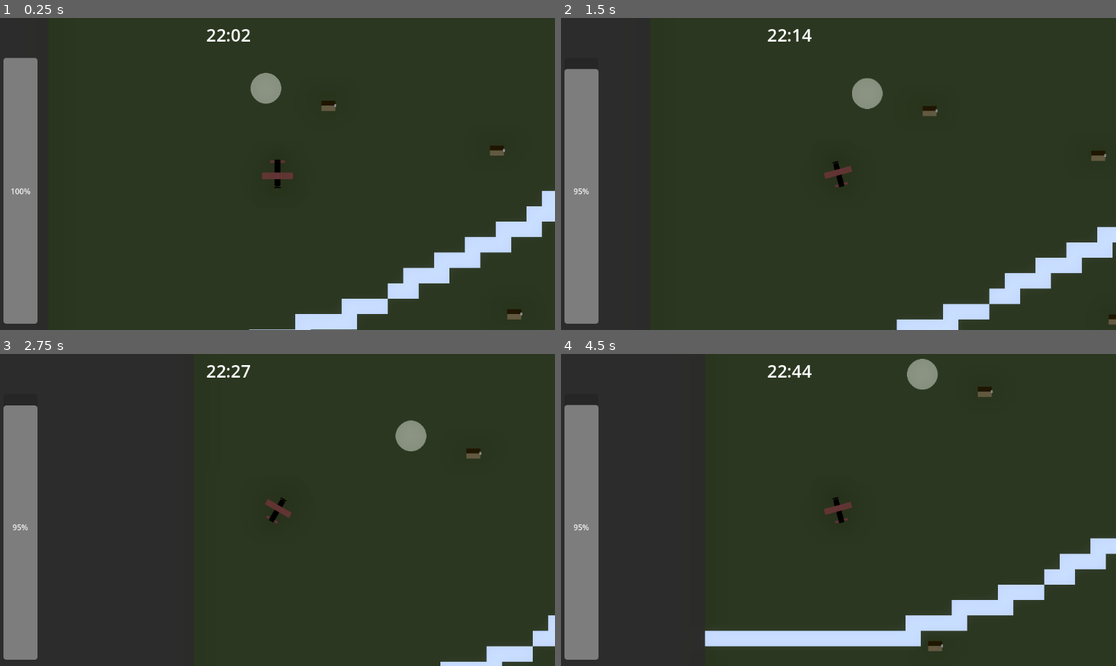
Above: before the commit, frames 1-4 (two rows, left to right).
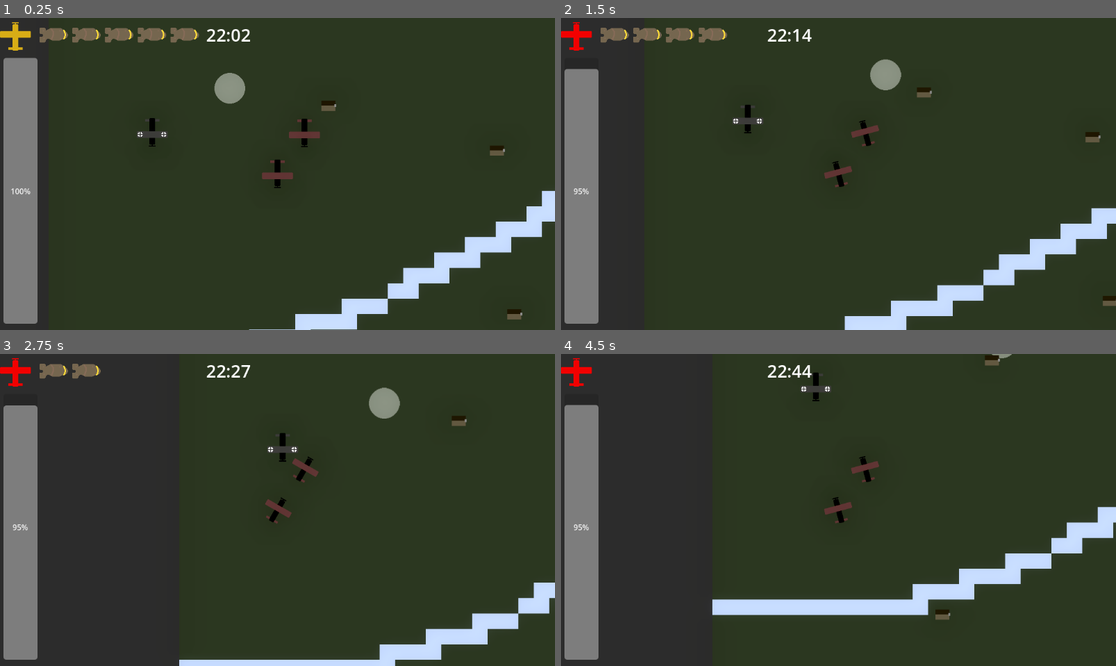
Above: after the commit, the same moments.

Repository: jsteele15/Night-witches
Game: Godot game, scene res://map/main.tscn
The game is run twice, just before and just after one commit, with the same random seed, the same clock (stepped at 60 frames per second) and the same inputs.
Inputs:
- Up to frame 1 (0.25 s): no input
- Up to frame 2 (1.5 s): hold D (right) 0.53-1.28 s; hold Space (bomb) 0.53-1.28 s; tap E (engine) at 0.8, 1.35 s; hold A (left) from 1.28 s (still down)
- Up to frame 3 (2.75 s): tap Space (bomb) at 1.55 s; release A (left) at 2.03 s; hold D (right) from 2.03 s (still down); hold Space (bomb) from 2.03 s (still down); tap E (engine) at 2.3 s
- Up to frame 4 (4.5 s): release Space (bomb) at 2.78 s; tap E (engine) at 2.85, 3.8, 4.35 s; tap Space (bomb) at 3.05 s; release D (right) at 3.53 s; hold Space (bomb) 3.53-4.28 s; hold A (left) from 3.53 s (still down)

The runs differ from the first frame. In frame 1, 2.4% of the frame differs, in the area x 0-58%, y 1-42%; in frame 2, 7.6%; in frame 3, 5.7%; in frame 4, 10%, in the area x 0-100%, y 0-96%.

Commit message:
planes and such
- added enemy and allied planes
- added searchlight capabilities

Diff:
--- /dev/null
+++ b/night-witches/characters/allied_plane.gd
@@ -0,0 +1,75 @@
+extends CharacterBody2D
+
+@onready var player : CharacterBody2D
+@onready var plane_image : Sprite2D = $Plane
+var speed : float = 300.0
+const MAX_SPEED : float = 300.0
+const BOTTOM_SPEED : float = 200.0
+var left : bool = false
+var right : bool = false
+var engine_on : bool = true
+var run_away : bool = false
+func _ready() -> void:
+	player = self.get_parent().get_parent().player
+
+func _physics_process(delta: float) -> void:
+	_move(delta)
+
+	#super fucking dirty implementation but itll do i guess
+	if player != null:
+		_change_hight()
+	if player == null:
+		player = self.get_parent().get_parent().player
+
+func _input(event: InputEvent) -> void:
+	if event.is_action_pressed("left"):
+		left = true
+
+	if event.is_action_pressed("right"):
+		right = true
+
+
+	if event.is_action_released("left"):
+		left = false
+
+	if event.is_action_released("right"):
+		right = false
+
+	if event.is_action_pressed("engine"):
+		if engine_on == true:
+			engine_on = false
+		else:
+			engine_on = true
+
+#
+#
+#	private functions
+#
+#
+
+func _move(delta: float):
+	#for the rotation
+	if run_away == true:
+		#enemy plane comes into attack, then leave
+		pass
+	else:
+		if right == true and left == true:
+			pass
+		else:
+			#rotate the plane
+			if right == true:
+				self.rotation_degrees += 5
+			if left == true:
+				self.rotation_degrees -= 5
+
+		#TODO lerp through these
+		if engine_on == true:
+			speed = MAX_SPEED
+		else:
+			speed = BOTTOM_SPEED
+
+		velocity = transform.y * speed
+		move_and_slide()
+
+func _change_hight():
+	plane_image.scale = player.plane_image.scale
--- /dev/null
+++ b/night-witches/characters/allied_plane.tscn
@@ -0,0 +1,19 @@
+[gd_scene load_steps=4 format=3 uid="uid://dr67q6si6b1j4"]
+
+[ext_resource type="Texture2D" uid="uid://0enhcdyk0peh" path="res://assets/img/plane.png" id="1_7wkft"]
+[ext_resource type="Script" uid="uid://dffsdvm8do63b" path="res://characters/allied_plane.gd" id="1_vjawq"]
+
+[sub_resource type="CircleShape2D" id="CircleShape2D_vjawq"]
+radius = 30.149628
+
+[node name="allied plane" type="CharacterBody2D"]
+script = ExtResource("1_vjawq")
+
+[node name="Plane" type="Sprite2D" parent="."]
+rotation = 3.1415927
+texture = ExtResource("1_7wkft")
+
+[node name="plane area" type="Area2D" parent="."]
+
+[node name="CollisionShape2D" type="CollisionShape2D" parent="plane area"]
+shape = SubResource("CircleShape2D_vjawq")
--- /dev/null
+++ b/night-witches/characters/enemy_plane.tscn
@@ -0,0 +1,17 @@
+[gd_scene load_steps=3 format=3 uid="uid://83ok3xdif8cu"]
+
+[ext_resource type="Texture2D" uid="uid://jib8ojtsjoih" path="res://assets/img/german plane.png" id="1_7tlso"]
+
+[sub_resource type="CircleShape2D" id="CircleShape2D_j6yx1"]
+radius = 30.149628
+
+[node name="enemy_plane" type="CharacterBody2D"]
+
+[node name="Plane" type="Sprite2D" parent="."]
+rotation = 3.1415927
+texture = ExtResource("1_7tlso")
+
+[node name="plane area" type="Area2D" parent="."]
+
+[node name="CollisionShape2D" type="CollisionShape2D" parent="plane area"]
+shape = SubResource("CircleShape2D_j6yx1")
--- a/night-witches/characters/player.gd
+++ b/night-witches/characters/player.gd
@@ -2,11 +2,13 @@
 
 @onready var main : Node2D = self.get_parent()
 @onready var plane_image : Sprite2D = $Plane
+@onready var bombing_cooldown : Timer = $"bombing cooldown"
+@onready var spotlight_cooldown : Timer = $"out spotlight cooldown"
 var speed : float = 300.0
 const MAX_SPEED : float = 300.0
 const BOTTOM_SPEED : float = 200.0
-var fuel : int = 100
-var FUEL_LOSS : int = 1
+
+#stuff related to hight
 var scale_by_height = [{ "min": 3000, "scale": Vector2(1, 1) },
 { "min": 2500, "scale": Vector2(0.9, 0.9) },
 { "min": 2000, "scale": Vector2(0.8, 0.8) },
@@ -20,12 +22,18 @@
 var right : bool = false
 var engine_on : bool = true
 
+#for visibility
+var fired_recently : bool = false
+var in_spotlight : bool = false
+
 func _physics_process(delta: float) -> void:
 	if GameVars.player_alive == false:
 		return
 	_move(delta)
 	_change_hight()
 	_crash()
+	GameVars.current_sus = _decide_vis()
+
 
 func _input(event: InputEvent) -> void:
 	if event.is_action_pressed("left"):
@@ -48,7 +56,6 @@
 			engine_on = false
 		else:
 			engine_on = true
-		print(engine_on)
 
 #
 #
@@ -66,7 +73,13 @@
 			self.rotation_degrees += 5
 		if left == true:
 			self.rotation_degrees -= 5
-	#position += transform.y * SPEED * delta
+
+	#TODO lerp through these
+	if engine_on == true:
+		speed = MAX_SPEED
+	else:
+		speed = BOTTOM_SPEED
+
 	velocity = transform.y * speed
 	move_and_slide()
 
@@ -87,10 +100,28 @@
 			plane_image.scale = entry.scale
 			break
 
+func _decide_vis() -> int:
+	"""take a bunch of factors and return the current visibility"""
+	var base_num : int = 0
+
+	if engine_on == true:
+		base_num += 1
+
+	if fired_recently == true:
+		base_num += 2
+
+	if in_spotlight == true:
+		base_num += 2
+
+	return base_num
+
 func _bomb():
 	"""check how many bomb we have left, if its zero, return"""
-	if GameVars.number_of_bombs > 0:
+	if GameVars.number_of_bombs > -1:
 		main.building_container.bombing()
+		fired_recently = true
+		bombing_cooldown.start()
+		GameVars.number_of_bombs -= 1
 	else:
 		print("out of bombs")
 		return
@@ -99,3 +130,11 @@
 	"""will check for hight then do a death"""
 	if GameVars.current_hight == GameVars.LOWEST_HIGHT:
 		GameVars.player_alive = false
+
+
+func _on_bombing_cooldown_timeout() -> void:
+	fired_recently = false
+
+
+func _on_out_spotlight_cooldown_timeout() -> void:
+	in_spotlight = false
--- a/night-witches/characters/player.tscn
+++ b/night-witches/characters/player.tscn
@@ -27,3 +27,14 @@
 debug_color = Color(0.8979024, 0.2793323, 0.38732737, 0.41960785)
 
 [node name="game camera" parent="." instance=ExtResource("3_tory2")]
+
+[node name="bombing cooldown" type="Timer" parent="."]
+wait_time = 2.0
+one_shot = true
+
+[node name="out spotlight cooldown" type="Timer" parent="."]
+wait_time = 3.0
+one_shot = true
+
+[connection signal="timeout" from="bombing cooldown" to="." method="_on_bombing_cooldown_timeout"]
+[connection signal="timeout" from="out spotlight cooldown" to="." method="_on_out_spotlight_cooldown_timeout"]
--- /dev/null
+++ b/night-witches/map/base.gd
@@ -0,0 +1,16 @@
+extends Area2D
+
+
+# Called when the node enters the scene tree for the first time.
+func _ready() -> void:
+	pass # Replace with function body.
+
+
+# Called every frame. 'delta' is the elapsed time since the previous frame.
+func _process(delta: float) -> void:
+	pass
+
+
+func _on_body_entered(body: Node2D) -> void:
+	if body.has_method("_bomb"):
+		GameVars.number_of_bombs = GameVars.MAX_BOMBS
--- a/night-witches/map/base.tscn
+++ b/night-witches/map/base.tscn
@@ -1,3 +1,18 @@
-[gd_scene format=3 uid="uid://dhfepqtno77tg"]
+[gd_scene load_steps=4 format=3 uid="uid://dhfepqtno77tg"]
+
+[ext_resource type="Texture2D" uid="uid://cw4l8placqi1l" path="res://assets/img/airport.png" id="1_icxdc"]
+[ext_resource type="Script" uid="uid://ckf54tux65oca" path="res://map/base.gd" id="1_ytsc4"]
+
+[sub_resource type="CircleShape2D" id="CircleShape2D_ytsc4"]
+radius = 46.0
 
 [node name="base" type="Area2D"]
+script = ExtResource("1_ytsc4")
+
+[node name="Airport" type="Sprite2D" parent="."]
+texture = ExtResource("1_icxdc")
+
+[node name="CollisionShape2D" type="CollisionShape2D" parent="."]
+shape = SubResource("CircleShape2D_ytsc4")
+
+[connection signal="body_entered" from="." to="." method="_on_body_entered"]
--- a/night-witches/map/game_vars.gd
+++ b/night-witches/map/game_vars.gd
@@ -5,13 +5,21 @@
 var player_alive : bool = true
 
 #for bombing
-var number_of_bombs : int = 5
+const MAX_BOMBS : int = 4
+var number_of_bombs : int = 4
 
 #for hight
 const MAX_HIGHT : int = 3000
 const LOWEST_HIGHT : int = 0
 const SPEED_LOSE_ALTITUDE : int = 5
 var current_hight : int = 3000
+
+#for visibility
+const RED : Color = Color(0.947, 0.0, 0.0, 1.0)
+const YELLOW : Color = Color(0.847, 0.678, 0.086, 1.0)
+const GREY : Color = Color(0.176, 0.161, 0.141, 0.718)
+
+var current_sus : int = 0
 
 #stuf related to the game state
 #clock times
--- a/night-witches/map/ground_layer.tscn
+++ b/night-witches/map/ground_layer.tscn
@@ -1,7 +1,8 @@
-[gd_scene load_steps=5 format=4 uid="uid://1hlkjuhk8k81"]
+[gd_scene load_steps=6 format=4 uid="uid://1hlkjuhk8k81"]
 
 [ext_resource type="Texture2D" uid="uid://dtymiyx3362la" path="res://assets/img/ground tiles.png" id="1_ffjgw"]
 [ext_resource type="PackedScene" uid="uid://dpemb1eumhugd" path="res://map/spotlight.tscn" id="2_we27d"]
+[ext_resource type="PackedScene" uid="uid://dhfepqtno77tg" path="res://map/base.tscn" id="3_l6v7l"]
 
 [sub_resource type="TileSetAtlasSource" id="TileSetAtlasSource_we27d"]
 texture = ExtResource("1_ffjgw")
@@ -29,3 +30,8 @@
 
 [node name="Spotlight" parent="spotlights" instance=ExtResource("2_we27d")]
 position = Vector2(451, 459)
+
+[node name="friendly buildings" type="Node" parent="."]
+
+[node name="base" parent="friendly buildings" instance=ExtResource("3_l6v7l")]
+position = Vector2(1599, 1243)
--- a/night-witches/map/main.tscn
+++ b/night-witches/map/main.tscn
@@ -1,10 +1,12 @@
-[gd_scene load_steps=8 format=3 uid="uid://brlqrc2qsr4pe"]
+[gd_scene load_steps=10 format=3 uid="uid://brlqrc2qsr4pe"]
 
 [ext_resource type="PackedScene" uid="uid://1hlkjuhk8k81" path="res://map/ground_layer.tscn" id="1_cb1di"]
 [ext_resource type="Script" uid="uid://dta01taeq0f5h" path="res://map/main.gd" id="1_ukg08"]
 [ext_resource type="PackedScene" uid="uid://bg74y0aekh2w4" path="res://characters/player.tscn" id="2_i5wha"]
 [ext_resource type="PackedScene" uid="uid://3wqwvlj82yr" path="res://map/building_container.tscn" id="3_2g53n"]
+[ext_resource type="PackedScene" uid="uid://dr67q6si6b1j4" path="res://characters/allied_plane.tscn" id="5_1ob52"]
 [ext_resource type="PackedScene" uid="uid://bkighx3mjbtj" path="res://map/world.tscn" id="5_kdw7h"]
+[ext_resource type="PackedScene" uid="uid://83ok3xdif8cu" path="res://characters/enemy_plane.tscn" id="6_vknsq"]
 [ext_resource type="PackedScene" uid="uid://28grpjl81215" path="res://ui/ui.tscn" id="6_vthes"]
 
 [sub_resource type="Compositor" id="Compositor_kdw7h"]
@@ -20,6 +22,16 @@
 z_index = 10
 position = Vector2(475, 562)
 
+[node name="allied planes" type="Node" parent="."]
+
+[node name="allied plane" parent="allied planes" instance=ExtResource("5_1ob52")]
+position = Vector2(531, 477)
+
+[node name="german planes" type="Node" parent="."]
+
+[node name="enemy_plane" parent="german planes" instance=ExtResource("6_vknsq")]
+position = Vector2(215, 551)
+
 [node name="WorldEnvironment" parent="." instance=ExtResource("5_kdw7h")]
 compositor = SubResource("Compositor_kdw7h")
 
--- a/night-witches/map/spotlight.gd
+++ b/night-witches/map/spotlight.gd
@@ -2,13 +2,29 @@
 
 var plane_entered : bool = false
 var starting_point : Vector2
+var search_area : Vector2
+var point_a : Vector2
+var point_b : Vector2
+var target : Vector2
+var speed: int = 300
+var spotlight_range : int = 400
 
-func _input(event: InputEvent) -> void:
+#probably needs more levels but it works for now
+var speed_by_vis = [{"min": 2, "speed": 300},
+{"min": 1, "speed": 200},
+{"min": 0, "speed": 100}]
+
+var spotted_plane : bool = false
+var plane : CharacterBody2D
+func _ready() -> void:
 	starting_point = self.global_position
-
+	point_a = starting_point + Vector2(200, 0)
+	point_b = starting_point - Vector2(200, 0)
+	print(point_a, point_b)
+	target = point_b
 func _physics_process(delta: float) -> void:
 	_move_spotlight(delta)
-
+	_set_spotlight_speed()
 #
 #
 #	private functions
@@ -18,14 +34,38 @@
 func _move_spotlight(delta: float):
 	"""i guess move the spotlight back and fourth between two positions
 	unless the players in it, in which case follow it"""
+	var direction = (target - global_position).normalized()
+	velocity = direction * speed
+	move_and_slide()
+	if spotted_plane == false:
+		if global_position.distance_to(target) < 5:
+			target = point_a if target == point_b else point_b
+	else:
+		target = plane.position
+		if global_position.distance_to(starting_point) > spotlight_range:
+			target = point_a
+			spotted_plane = false
+
+func _set_spotlight_speed() -> int:
+	"""change the speed of the spotlight depending on player visibility"""
+	#TODO theres an edge case where the planes not 300 but the plane is
+	for entry in speed_by_vis:
+		if GameVars.current_sus >= entry.min:
+			return entry.speed
+	return 300
 
 func _on_spotlight_area_body_entered(body: Node2D) -> void:
 	if body.has_method("_bomb"):
 		print("plane entered")
 		plane_entered = true
+		body.in_spotlight = true
+		spotted_plane = true
+		plane = body
 
 
 func _on_spotlight_area_body_exited(body: Node2D) -> void:
 	if body.has_method("_bomb"):
-		print("plane entered")
+		print("plane exited")
 		plane_entered = false
+		#stupid way of doing this but whatever
+		body.spotlight_cooldown.start()
--- a/night-witches/ui/ui.tscn
+++ b/night-witches/ui/ui.tscn
@@ -1,8 +1,9 @@
-[gd_scene load_steps=4 format=3 uid="uid://28grpjl81215"]
+[gd_scene load_steps=5 format=3 uid="uid://28grpjl81215"]
 
 [ext_resource type="Script" uid="uid://d3m4vlek1ox56" path="res://ui/ui.gd" id="1_ks8t7"]
 [ext_resource type="PackedScene" uid="uid://rye13sdxr8wl" path="res://ui/altitude_bar.tscn" id="1_nb4k0"]
 [ext_resource type="PackedScene" uid="uid://bgt42kf48x0se" path="res://ui/timer_top.tscn" id="3_wl5ax"]
+[ext_resource type="PackedScene" uid="uid://brnf6mgju1lb8" path="res://ui/vis_indicator.tscn" id="4_vkava"]
 
 [node name="ui" type="CanvasLayer"]
 script = ExtResource("1_ks8t7")
@@ -36,3 +37,8 @@
 offset_top = 2.0
 offset_right = 2.0
 offset_bottom = -8.0
+
+[node name="VisIndicator" parent="." instance=ExtResource("4_vkava")]
+anchors_preset = 15
+offset_top = 9.0
+offset_bottom = -1.0
--- a/night-witches/ui/vis_indicator.gd
+++ b/night-witches/ui/vis_indicator.gd
@@ -1,6 +1,12 @@
 extends Control
 
-
+@onready var indicator : TextureRect = $"plane im"
+@onready var bombs : GridContainer = $"bomb container"
+#stuff related to visibility
+#probably needs more levels but it works for now
+var col_by_vis = [{"min": 2, "vis": GameVars.RED},
+{"min": 1, "vis": GameVars.YELLOW},
+{"min": 0, "vis": GameVars.GREY}]
 # Called when the node enters the scene tree for the first time.
 func _ready() -> void:
 	pass # Replace with function body.
@@ -8,4 +14,23 @@
 
 # Called every frame. 'delta' is the elapsed time since the previous frame.
 func _process(delta: float) -> void:
-	pass
+	_change_vis()
+	_change_bombs()
+#
+#
+#	private functions
+#
+#
+
+func _change_vis():
+	for entry in col_by_vis:
+		if GameVars.current_sus >= entry.min:
+			indicator.modulate = entry.vis
+			break
+
+func _change_bombs():
+	for i in range(bombs.get_child_count()):
+		if i <= GameVars.number_of_bombs:
+			bombs.get_child(i).visible = true
+		else:
+			bombs.get_child(i).visible = false
--- a/night-witches/ui/vis_indicator.tscn
+++ b/night-witches/ui/vis_indicator.tscn
@@ -1,10 +1,12 @@
-[gd_scene load_steps=3 format=3 uid="uid://brnf6mgju1lb8"]
+[gd_scene load_steps=4 format=3 uid="uid://brnf6mgju1lb8"]
 
 [ext_resource type="Script" uid="uid://ctef2f13ak71t" path="res://ui/vis_indicator.gd" id="1_eluug"]
 [ext_resource type="Texture2D" uid="uid://brwrs7e3yo1pq" path="res://assets/img/visibility_indicator.png" id="1_uxbk8"]
+[ext_resource type="Texture2D" uid="uid://2x0o6iqemi45" path="res://assets/img/bomb.png" id="3_b0elr"]
 
 [node name="VisIndicator" type="Control"]
 layout_mode = 3
+anchors_preset = 15
 anchor_right = 1.0
 anchor_bottom = 1.0
 offset_left = 10.0
@@ -18,3 +20,34 @@
 offset_right = 40.0
 offset_bottom = 40.0
 texture = ExtResource("1_uxbk8")
+
+[node name="bomb container" type="GridContainer" parent="."]
+layout_mode = 1
+anchors_preset = -1
+anchor_left = 0.067
+anchor_right = 0.067
+offset_left = 0.48600006
+offset_top = -2.0
+offset_right = 346.486
+offset_bottom = 60.0
+columns = 5
+
+[node name="bomb1" type="TextureRect" parent="bomb container"]
+layout_mode = 2
+texture = ExtResource("3_b0elr")
+
+[node name="bomb2" type="TextureRect" parent="bomb container"]
+layout_mode = 2
+texture = ExtResource("3_b0elr")
+
+[node name="bomb3" type="TextureRect" parent="bomb container"]
+layout_mode = 2
+texture = ExtResource("3_b0elr")
+
+[node name="bomb4" type="TextureRect" parent="bomb container"]
+layout_mode = 2
+texture = ExtResource("3_b0elr")
+
+[node name="bomb5" type="TextureRect" parent="bomb container"]
+layout_mode = 2
+texture = ExtResource("3_b0elr")
Binary file added: night-witches/assets/img/airport.png
Not shown, added: night-witches/assets/img/airport.png.import
Binary file added: night-witches/assets/img/bomb.png
Not shown, added: night-witches/assets/img/bomb.png.import
Binary file added: night-witches/assets/img/german plane.png
Not shown, added: night-witches/assets/img/german plane.png.import
Not shown, added: night-witches/characters/allied_plane.gd.uid
Not shown, added: night-witches/map/base.gd.uid
